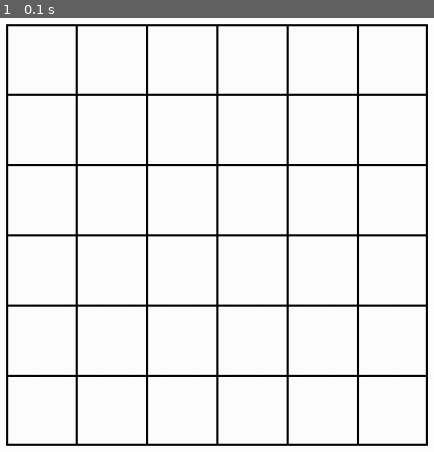
Above: before the commit, frame 1.
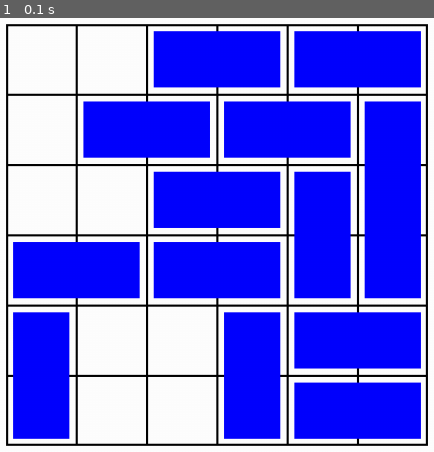
Above: after the commit, the same moment.

Repository: pluumenbrownie/rush_hour
Game: pygame game, started from code/pygame_rushhour.py
Two runs of this game, one before a commit and one after it. Both use one fixed random seed, a clock stepped at 60 frames per second and the inputs below.
Inputs:
- Up to frame 1 (0.1 s): no input

The runs differ from the first frame. In frame 1, 52% of the frame differs, in the area x 2-98%, y 2-98%.

Commit message:
Added drawing cars to gameboard

Diff:
--- a/code/models.py
+++ b/code/models.py
@@ -59,6 +59,9 @@
         """ Check if the game is won. """
         return self.game_board.is_won()
 
+    def get_vehicles(self) -> dict[str, Car|Truck]:
+        return self.game_board.vehicle_dict
+
     def start_game(self) -> None:
         """ Start the Rush Hour game and play until the game is won. """
         turns = 0
--- a/code/pygame_rushhour.py
+++ b/code/pygame_rushhour.py
@@ -44,6 +44,17 @@
             for line_x in range(board_start_left + line_spacing, board_start_left + board_size, line_spacing):
                 pygame.draw.line(self.screen, "black", (line_x, board_start_top), (line_x, board_start_top + board_size - 1), width=3)
 
+            car_margin = 10
+            vehicles = self.get_vehicles()
+            for vehicle in vehicles.values():
+                tiles_occupied = vehicle.get_tiles_occupied()
+                veh_x = board_start_left + (line_spacing * (tiles_occupied[0][0] - 1)) + car_margin
+                veh_y = board_start_top + (line_spacing * (tiles_occupied[0][1] - 1)) + car_margin
+                veh_width = line_spacing * (tiles_occupied[-1][0] - tiles_occupied[0][0] + 1) - 2 * car_margin
+                veh_height = line_spacing * (tiles_occupied[-1][1] - tiles_occupied[0][1] + 1) - 2 * car_margin
+                vehicle_rect = pygame.Rect(veh_x, veh_y, veh_width, veh_height)
+                pygame.draw.rect(self.screen, "blue", vehicle_rect)
+
 
             keys = pygame.key.get_pressed()
             if keys[pygame.K_w]:
